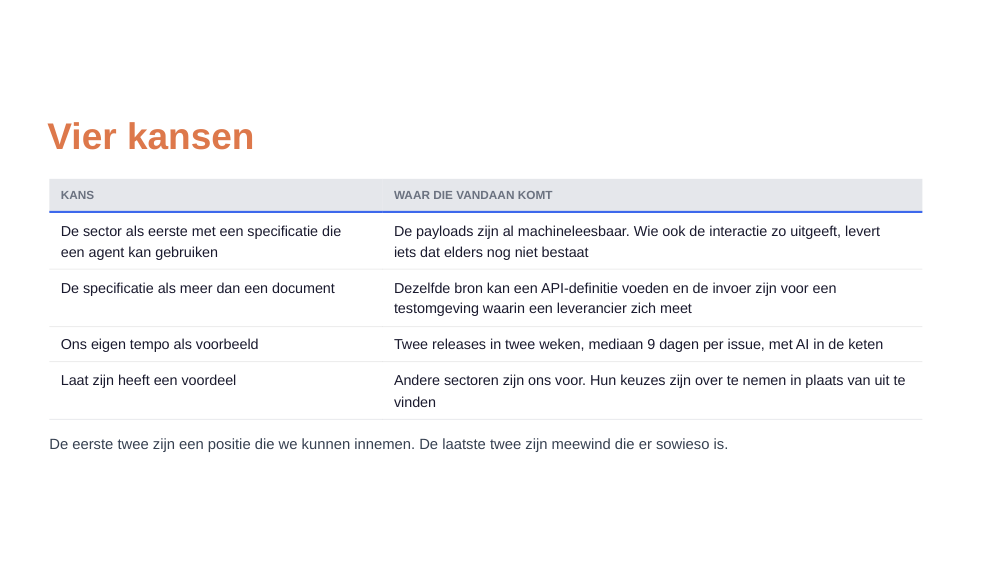
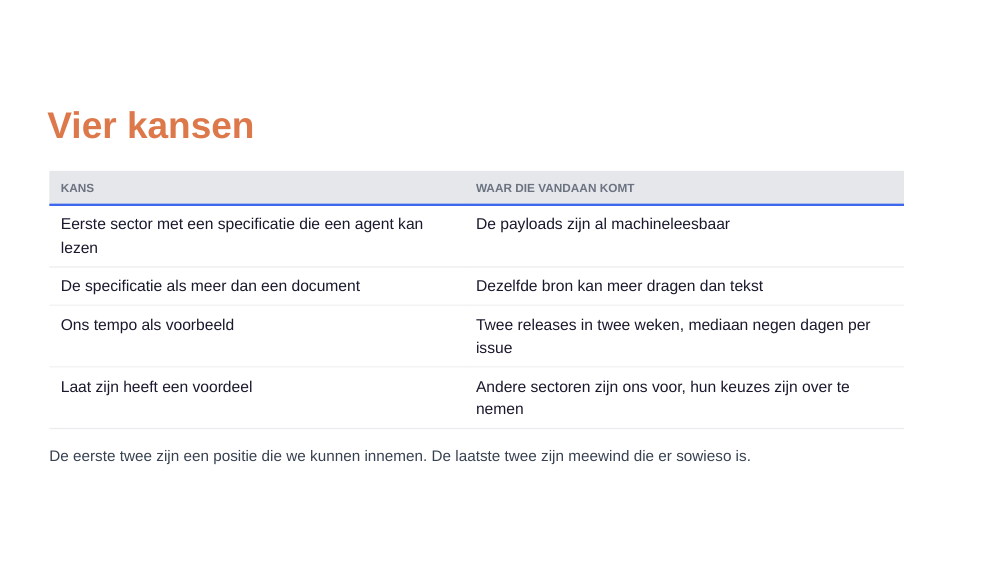
Before and after one commit to Npuls-OKx/meta, a slide deck: slide 16 of presentaties/export/260904_ai_houdbaarheid/260904_ai_houdbaarheid.pptx. Drawn at 1008x568 pixels with LibreOffice and Linux fonts; fonts in the diff are those of the drawing; background and template pictures are left out. Boxes give left, top, right and bottom in pixels: in the first picture for what was removed or moved away, otherwise in the second. Text is boxed around its words. In the diff, an @@ line names an element or a change of style, - is before the commit and + after.

Commit message:
Slides 16 tot en met 19: korter, algemener en met de maatregelen erbij
De kansen staan in kortere regels. De risico's zijn losgekoppeld van
v0.1.0 en algemener gesteld: de afspraak komt te laat terwijl de praktijk
al koppelt, en specificeren in een standaard in plaats van in eisen.
Naast elk risico staat nu wat er al gebeurt, met het aantal issues en
deelnemers sinds de vorige sessie van de kerngroep techniek en met de
uitlijning op MORA en HORA.

Slide 18 gaat naar een regel per groep en krijgt studenten erbij; de
kaart over het toegezegde detailniveau verhuist naar de spreekaantekening.
Op slide 19 leveren tempo en meer dan een document nu op wat ze in de
praktijk opleveren.

Relateert aan: #212

```diff
--- a/presentaties/export/260904_ai_houdbaarheid/260904_ai_houdbaarheid.pptx
+++ b/presentaties/export/260904_ai_houdbaarheid/260904_ai_houdbaarheid.pptx
@@ text "Vier kansen": place and size @@
-text "Vier kansen" at [47,122,255,150]
+text "Vier kansen" at [47,111,255,139]
@@ freeform shape: place and size @@
-freeform shape at [49,179,383,211]
+freeform shape at [49,171,465,204]
@@ freeform shape: place and size @@
-freeform shape at [382,179,922,211]
+freeform shape at [465,171,904,204]
@@ freeform shape: place and size @@
-freeform shape at [49,211,383,213]
+freeform shape at [49,203,465,205]
@@ text "KANS": place and size @@
-text "KANS" at [61,191,94,199]
+text "KANS" at [61,184,94,192]
@@ freeform shape: place and size @@
-freeform shape at [382,211,922,213]
+freeform shape at [465,203,904,205]
@@ text "WAAR DIE VANDAAN KOMT": place and size @@
-text "WAAR DIE VANDAAN KOMT" at [394,191,553,199]
+text "WAAR DIE VANDAAN KOMT" at [476,184,635,192]
@@ text at [61,217,423,232]: text changed; size 10.5 to 11.4 pt @@
-De sector als eerste met een speciﬁcatie die
+Eerste sector met een speciﬁcatie die een agent kan
@@ text at [476,217,730,232]: text changed; size 10.5 to 11.4 pt @@
-De payloads zijn al machineleesbaar. Wie ook de interactie zo uitgeeft, levert
+De payloads zijn al machineleesbaar
@@ text removed at [61,246,218,260] @@
-een agent kan gebruiken
@@ text added at [61,241,98,253], 11.4 pt, text #1A1A2E @@
+lezen
@@ text removed at [394,246,589,260] @@
-iets dat elders nog niet bestaat
@@ text "De speciﬁcatie als meer dan ..." at [61,279,361,294]: size 10.5 to 11.4 pt @@
@@ text removed at [394,282,837,296] @@
-Dezelfde bron kan een API-deﬁnitie voeden en de invoer zijn voor een
@@ text added at [476,279,763,294], 11.4 pt, text #1A1A2E @@
+Dezelfde bron kan meer dragen dan tekst
@@ freeform shape: place and size @@
-freeform shape at [49,326,383,327]
+freeform shape at [49,304,465,305]
@@ text at [61,318,235,333]: text changed; size 10.5 to 11.4 pt @@
-Ons eigen tempo als voorbeeld
+Ons tempo als voorbeeld
@@ text removed at [394,302,692,316] @@
-testomgeving waarin een leverancier zich meet
@@ freeform shape: place and size @@
-freeform shape at [382,326,922,327]
+freeform shape at [465,304,904,305]
@@ text at [476,318,871,333]: text changed; size 10.5 to 11.4 pt @@
-Twee releases in twee weken, mediaan 9 dagen per issue, met AI in de keten
+Twee releases in twee weken, mediaan negen dagen per
@@ text added at [476,341,512,353], 11.4 pt, text #1A1A2E @@
+issue
@@ freeform shape: place and size @@
-freeform shape at [49,361,383,362]
+freeform shape at [49,366,465,367]
@@ text "Laat zijn heeft een voordeel" at [61,380,253,395]: size 10.5 to 11.4 pt @@
@@ freeform shape: place and size @@
-freeform shape at [382,361,922,362]
+freeform shape at [465,366,904,367]
@@ text at [476,380,850,395]: text changed; size 10.5 to 11.4 pt @@
-Andere sectoren zijn ons voor. Hun keuzes zijn over te nemen in plaats van uit te
+Andere sectoren zijn ons voor, hun keuzes zijn over te
@@ text removed at [394,396,436,407] @@
-vinden
@@ text added at [476,405,524,414], 11.4 pt, text #1A1A2E @@
+nemen
@@ freeform shape: place and size @@
-freeform shape at [49,419,383,420]
+freeform shape at [49,427,465,428]
@@ text "De eerste twee zijn een ...": place and size @@
-text "De eerste twee zijn een ..." at [49,438,729,452]
+text "De eerste twee zijn een ..." at [49,450,751,464]
@@ text "De eerste twee zijn een ..." at [49,450,751,464]: size 10.8 to 11.1 pt @@
@@ freeform shape: place and size @@
-freeform shape at [382,419,922,420]
+freeform shape at [465,427,904,428]
```
Also in this commit, not shown: 2 other slides changed, 1 slide added, 1 slide removed, 2 other files.
